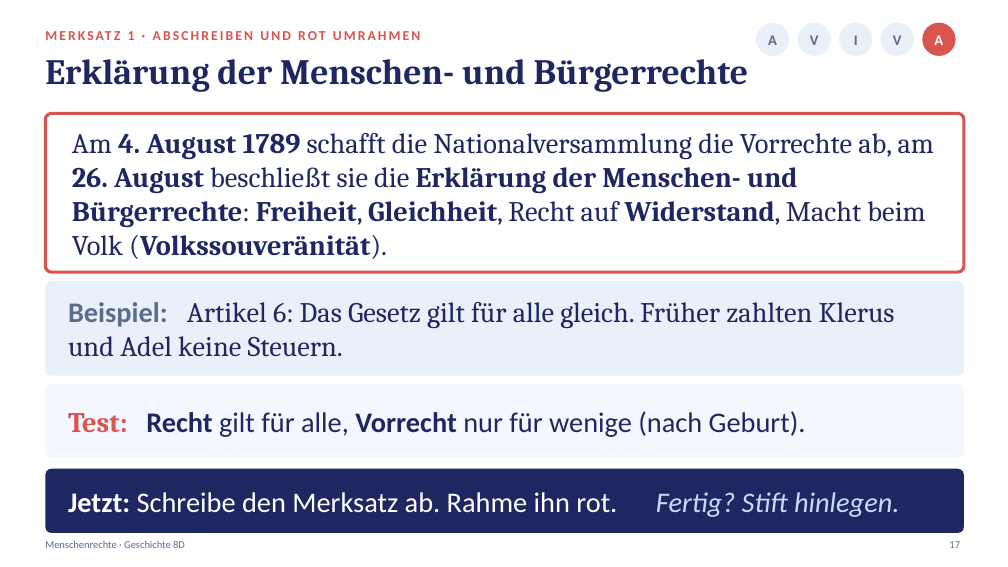
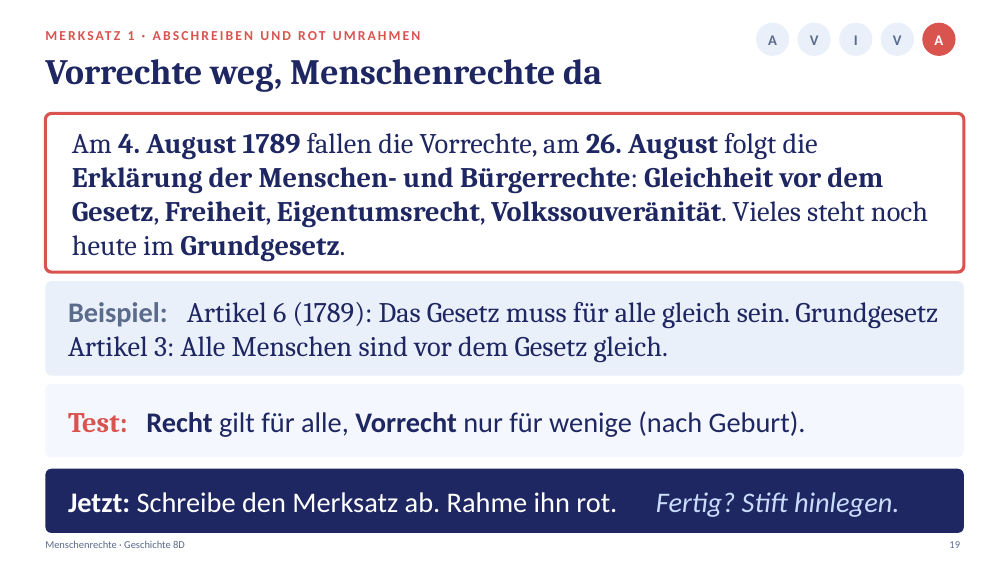
Before and after one commit to golzkonstantin-gif/Schule, a slide deck: slide 19 of Geschichte_8D/Stunde4_Menschenrechte/Praesentation_Stunde4_Menschenrechte_8D.pptx (slide 17 before the commit). Drawn at 1008x567 pixels with LibreOffice and Linux fonts; fonts in the diff are those of the drawing. Boxes give left, top, right and bottom in pixels: in the first picture for what was removed or moved away, otherwise in the second. Text is boxed around its words. In the diff, an @@ line names an element or a change of style, - is before the commit and + after.

```diff
--- a/Geschichte_8D/Stunde4_Menschenrechte/Praesentation_Stunde4_Menschenrechte_8D.pptx
+++ b/Geschichte_8D/Stunde4_Menschenrechte/Praesentation_Stunde4_Menschenrechte_8D.pptx
@@ text at (45, 59, 602, 92): text changed @@
-Erklärung der Menschen- und Bürgerrechte
+Vorrechte weg, Menschenrechte da
@@ text at (72, 133, 928, 261): text changed @@
-Am 4. August 1789 schafft die Nationalversammlung die Vorrechte ab, am 26. August beschließt sie die Erklärung der Menschen- und Bürgerrechte: Freiheit, Gleichheit, Recht auf Widerstand, Macht beim Volk (Volkssouveränität).
+Am 4. August 1789 fallen die Vorrechte, am 26. August folgt die Erklärung der Menschen- und Bürgerrechte: Gleichheit vor dem Gesetz, Freiheit, Eigentumsrecht, Volkssouveränität. Vieles steht noch heute im Grundgesetz.
@@ text at (68, 302, 938, 362): text changed @@
-Beispiel: Artikel 6: Das Gesetz gilt für alle gleich. Früher zahlten Klerus und Adel keine Steuern.
+Beispiel: Artikel 6 (1789): Das Gesetz muss für alle gleich sein. Grundgesetz Artikel 3: Alle Menschen sind vor dem Gesetz gleich.
```
Also in this commit, not shown: 14 other slides changed, 6 slides added, 4 slides removed, 16 other files.
